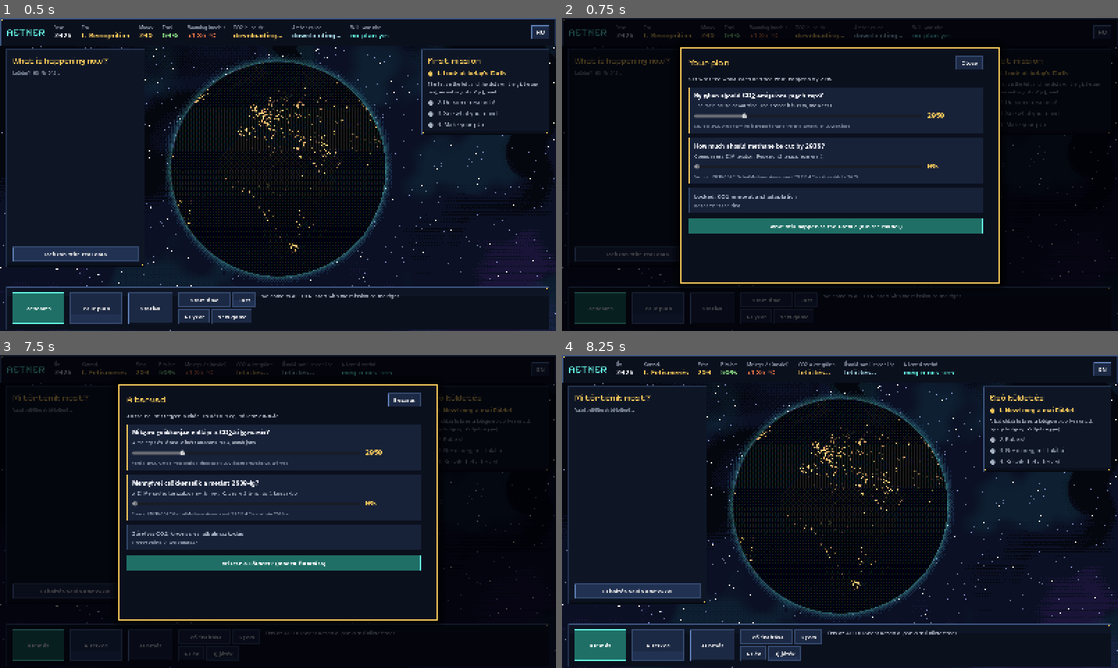
Above: before the commit, frames 1-4 (two rows, left to right).
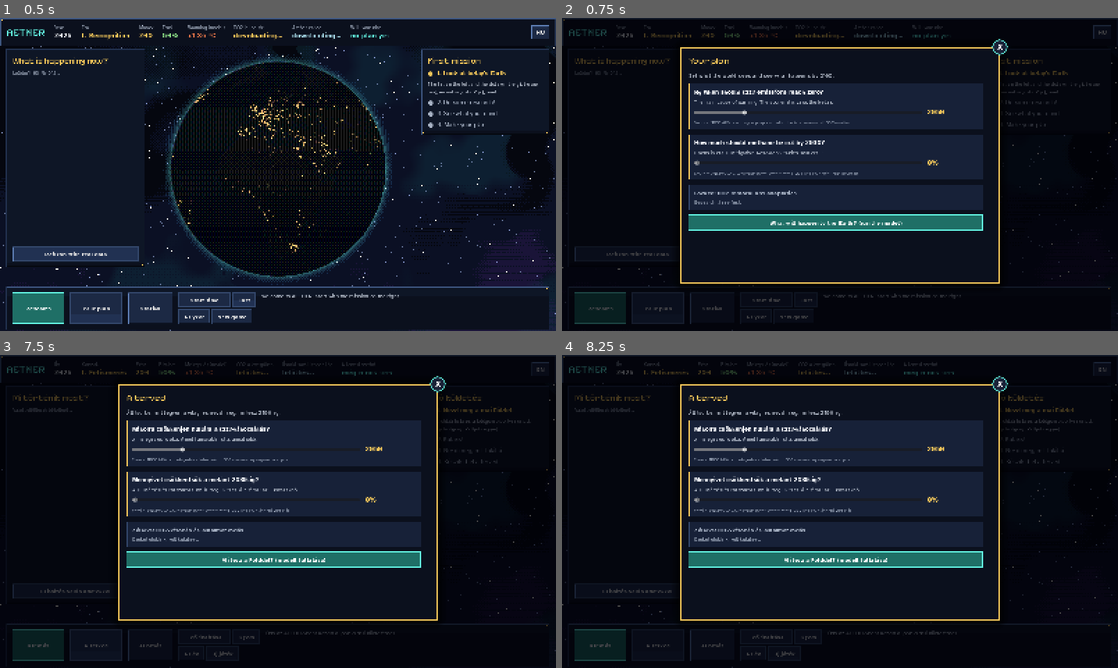
Above: after the commit, the same moments.

Repository: roadside/aether
Game: Godot game, scene res://scenes/main.tscn
The game is run twice, just before and just after one commit, with the same random seed, the same clock (stepped at 60 frames per second) and the same inputs.
Inputs (mouse positions are in pixels of both pictures, inside the frame that each line leads up to):
- Up to frame 1 (0.5 s): no input
- Up to frame 2 (0.75 s): click "Your plan" at 0.5 s
- Up to frame 3 (7.5 s): click (439, 383) at 1.25 s, where only the run after the commit has a clickable "X"; click "Start time" at 2 s; click "New game" at 2.75 s; click "Sure? Click again" at 3.5 s; click "Start time" at 4.25 s; click "New game" at 5 s; click "Sure? Click again" at 5.75 s; click "HU" at 6.5 s; click "A terved" at 7.25 s
- Up to frame 4 (8.25 s): click (967, 398) at 8 s, where only the run before the commit has a clickable "Bezárás"

Frame 1 is identical in both runs. In frame 2, 8.5% of the frame differs, in the area x 22-81%, y 6-69%; in frame 3, 8.7%; in frame 4, 39%, in the area x 0-100%, y 0-100%.

Commit message:
Ablakok: kerek X a keret jobb felső sarkán (görgetéstől függetlenül), Esc is bezár; a fejlécből kikerült a Bezárás gomb
Co-Authored-By: Claude Opus 5.5 <noreply@anthropic.com>
Claude-Session: https://claude.ai/code/session_01T6sPwaPiVjASr8DLyjC9bo

Diff:
--- a/AETHER_godot/scripts/event_panel.gd
+++ b/AETHER_godot/scripts/event_panel.gd
@@ -86,10 +86,6 @@
 	var sp := Control.new()
 	sp.size_flags_horizontal = Control.SIZE_EXPAND_FILL
 	h.add_child(sp)
-	var x := UI.button(L.t("Bezárás"))
-	var close_fn := func() -> void: closed.emit()
-	x.pressed.connect(close_fn)
-	h.add_child(x)
 	_body.add_child(h)
 	var hd := UI.heading(display_title(event, home), 24)
 	hd.autowrap_mode = TextServer.AUTOWRAP_WORD_SMART
--- a/AETHER_godot/scripts/main.gd
+++ b/AETHER_godot/scripts/main.gd
@@ -44,6 +44,7 @@
 var _year_label: Label
 var _overlay: Control
 var _dim: ColorRect
+var _close_x: Button                 # kerek X a megnyitott ablak sarkán
 var _plan                     # plan_panel.gd példány (megmarad a jóváhagyott karokkal)
 var campaign                  # campaign.gd: telő idő, pénz, bizalom
 var _play_btn: Button
@@ -211,6 +212,9 @@
 ## F11: teljes képernyő be/ki. (A felület 1600×900-as tervből bármekkora
 ## kijelzőre élesen felnagyul, a betűk a valódi felbontáson rajzolódnak.)
 func _unhandled_input(event: InputEvent) -> void:
+	if event is InputEventKey and event.pressed and not event.echo and event.keycode == KEY_ESCAPE and _overlay != null:
+		_request_close()
+		return
 	if event is InputEventKey and event.pressed and not event.echo and event.keycode == KEY_F11:
 		var fs := DisplayServer.window_get_mode() == DisplayServer.WINDOW_MODE_FULLSCREEN
 		DisplayServer.window_set_mode(DisplayServer.WINDOW_MODE_MAXIMIZED if fs else DisplayServer.WINDOW_MODE_FULLSCREEN)
@@ -577,6 +581,9 @@
 func _close_overlay() -> void:
 	if campaign != null:
 		campaign.blocked = false
+	if _close_x != null:
+		_close_x.queue_free()
+		_close_x = null
 	if _overlay != null:
 		remove_child(_overlay)
 		if _overlay != _plan:
@@ -608,6 +615,41 @@
 	c.z_index = 11
 	_overlay = c
 	add_child(c)
+	# Kerek X a keret jobb felső sarkán: görgetéstől függetlenül mindig látszik.
+	_close_x = Button.new()
+	_close_x.text = "X"
+	_close_x.tooltip_text = L.t("Bezárás")
+	_close_x.focus_mode = Control.FOCUS_NONE
+	_close_x.mouse_default_cursor_shape = Control.CURSOR_POINTING_HAND
+	_close_x.add_theme_font_override("font", UI.font_bold)
+	_close_x.add_theme_font_size_override("font_size", 22)
+	for st in ["font_color", "font_hover_color", "font_pressed_color"]:
+		_close_x.add_theme_color_override(st, Color.WHITE)
+	for st in ["normal", "hover", "pressed", "hover_pressed", "focus"]:
+		var sb := StyleBoxFlat.new()
+		sb.bg_color = Color("#8a2b2b") if st.begins_with("hover") or st == "pressed" else Color("#1a2238")
+		sb.border_color = UI.CYAN
+		sb.set_border_width_all(3)
+		sb.set_corner_radius_all(22)
+		_close_x.add_theme_stylebox_override(st, sb)
+	_close_x.size = Vector2(44, 44)
+	_close_x.custom_minimum_size = Vector2(44, 44)
+	_close_x.position = c.position + Vector2(c.size.x - 22, -22)
+	_close_x.z_index = 12
+	_close_x.pressed.connect(_request_close)
+	add_child(_close_x)
+
+
+## Az X és az Esc: az ablak saját bezárását hívja (pl. a kutatás leállítja a figyelést).
+func _request_close() -> void:
+	if _overlay == null:
+		return
+	if _overlay.has_method("_close"):
+		_overlay._close()
+	elif _overlay.has_signal("closed"):
+		_overlay.emit_signal("closed")
+	else:
+		_close_overlay()
 
 
 func _open_research() -> void:
--- a/AETHER_godot/scripts/plan_panel.gd
+++ b/AETHER_godot/scripts/plan_panel.gd
@@ -101,10 +101,6 @@
 	var spacer := Control.new()
 	spacer.size_flags_horizontal = Control.SIZE_EXPAND_FILL
 	h.add_child(spacer)
-	var x := UI.button(L.t("Bezárás"))
-	var close_fn := func() -> void: closed.emit()
-	x.pressed.connect(close_fn)
-	h.add_child(x)
 	_body.add_child(h)
 	if mission.is_empty():
 		_body.add_child(UI.label(L.t("Állítsd be, mit tegyen a világ, és nézd meg, mi lesz 2100-ig."), 17, UI.SOFT))
--- a/AETHER_godot/scripts/research_flow.gd
+++ b/AETHER_godot/scripts/research_flow.gd
@@ -78,9 +78,6 @@
 	h.add_child(spacer)
 	if step > 0:
 		h.add_child(UI.label(L.t("%d. lépés / 4") % step, 15, UI.MUTE, false, false))
-	var x := UI.button(L.t("Bezárás"))
-	x.pressed.connect(_close)
-	h.add_child(x)
 	_body.add_child(h)
 	if help != "":
 		_body.add_child(UI.label(help, 17, UI.SOFT))
--- a/AETHER_godot/scripts/station_panel.gd
+++ b/AETHER_godot/scripts/station_panel.gd
@@ -51,10 +51,6 @@
 	var spacer := Control.new()
 	spacer.size_flags_horizontal = Control.SIZE_EXPAND_FILL
 	h.add_child(spacer)
-	var x := UI.button(L.t("Bezárás"))
-	var close_fn := func() -> void: closed.emit()
-	x.pressed.connect(close_fn)
-	h.add_child(x)
 	_body.add_child(h)
 	_body.add_child(UI.label(L.t("Fejleszd az állomásodat: több és alaposabb kutatás, több bizalom. Egy modul építése 1 évig tart."), 16, UI.SOFT))
 	_body.add_child(_picture())
